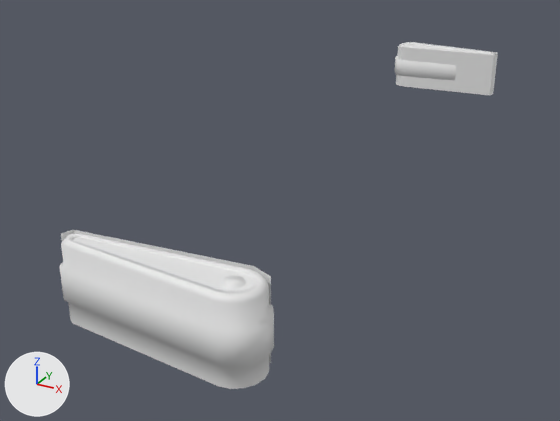
Two versions of the Blender file data/pinball.blend, one commit apart.
Before and after are seen from a 50 mm camera at (0.196, -0.561, 0.135) aimed at (0.016, -0.234, -0.028). The axes (+X, +Y, +Z) are drawn at lower left. The lights are the same throughout.
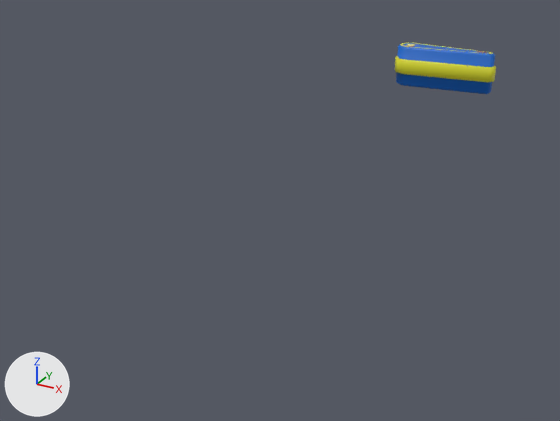
Edits to the bpy script that builds the scene:
```text
Add img_items_png:
    img_items_png = load_image('items.png', 'items.png', 1024, 1024, 'sRGB')
Add mat_items_png:
    mat_items_png = principled_material('items.png')
    mat_items_png.texture = img_items_png
Change me_circle_117:
    where me_circle_117.from_pydata(...)  # 20 vertices, 8 faces; spans x -0.0074..0.0651, y -0.0101..0.0101, z -0.0148..0.0148
    used by ob_circle_016; location = (0.0, 0.0, 0.0); scale = (1.0, 1.04, 1.0)
    verts and faces of me_circle_117; kept vertices keep their numbers, new ones are numbered from 20
    before: 0 (0.0, 0.0101, -0.0148), 1 (-0.0074, 0.0072, -0.0148), 2 (0.0651, 0.0, -0.0148) at pixel (493, 94), 4 (0.0, 0.0101, 0.0148) at pixel (416, 42), 5 (-0.0074, 0.0072, 0.0148) at pixel (405, 42)
    before: 6 (0.0651, 0.0, 0.0148) at pixel (497, 53), 8 (0.0, -0.0101, -0.0148) at pixel (403, 86), 9 (-0.0074, -0.0072, -0.0148) at pixel (396, 84), 10 (0.0651, 0.0, -0.0148) at pixel (493, 94), 11 (0.0636, -0.0045, -0.0148) at pixel (489, 95)
    before: 12 (0.0, -0.0101, 0.0148) at pixel (406, 47), 13 (-0.0074, -0.0072, 0.0148) at pixel (398, 45), 14 (0.0651, 0.0, 0.0148) at pixel (497, 53), 15 (0.0636, -0.0045, 0.0148) at pixel (493, 54), 16 (-0.0037, 0.0098, -0.0148)
    before: 17 (-0.0037, 0.0098, 0.0148) at pixel (411, 41), 18 (-0.0037, -0.0098, -0.0148) at pixel (399, 85), 19 (-0.0037, -0.0098, 0.0148) at pixel (401, 46)
    me_circle_117 part 1
    add delete_vertices([1, 5, 8, 9, 11, 12, 13, *range(15, 20)])  # with the faces that use them
    add verts[0] = (0.0, 0.0101, -0.0148)  # moved
    add verts[4] = (0.0, 0.0101, 0.0148)  # moved, pixel (415, 42)
    add verts[20] = (-0.0037, 0.01, -0.0148)
    add verts[21] = (-0.0037, 0.01, 0.0148)  # pixel (411, 41)
    add edges += [(2, 10), (6, 14), (10, 14)]
    add faces += [(0, 20, 21, 4)]
Change me_circle_108:
    used by ob_circle_061; location = (0.0, 0.0, 0.0)
    remove me_circle_108.from_pydata(...)  # 192 vertices, 179 faces; spans x -0.0112..0.0649, y -0.0109..0.0109, z -0.0148..0.0148
    add me_circle_108.from_pydata(...)  # 91 vertices, 81 faces; spans x -0.0112..0.0649, y -0.0109..0.0, z 0.0..0.0152
    me_circle_108 part 2
    111 vertices are removed from x -0.0112..0.0649, y -0.0109..0.0109, z -0.0148..0.0148
    114 faces are deleted
    1 vertex is added at (0.0, 0.0, 0.0152)
    9 new vertices lie (0.0, 0.0, -0.0049) away from vertices in x -0.0112..0.0649, y -0.0109..0.0, z 0.0049
    8 new faces join them, smooth
    8 new faces join them
    me_circle_108 part 3: 65 faces spanning x -0.0112..0.0649, y -0.0109..0.0, z 0.0049..0.0148 switch from no material to mat_items_png (picture img_items_png)
Change ob_circle_016:
    add ob_circle_016.hide_viewport = True
Change ob_circle_062:
    add ob_circle_062.hide_viewport = True
Change ob_circle_061:
    add _m = ob_circle_061.modifiers.new('Mirror', 'MIRROR')
    add _m.use_axis = (False, True, True)
Change ob_circle_059:
    add ob_circle_059.hide_viewport = True
```

What differs and where, as boxes [x1, y1, x2, y2] in the pictures (560 x 421 px):
'Circle.062', hidden
    before: [59, 233, 274, 389]
'Circle.016', hidden
    before: [396, 42, 498, 95]
'Circle.059', hidden
    before: [61, 230, 271, 363]
part 2 of me_circle_108, cut back
    before: [395, 43, 495, 81]
    after: [395, 44, 496, 82]
part 3 of me_circle_108, recoloured (white to blue)
    before: [395, 44, 494, 65]
    after: [395, 43, 496, 94]
